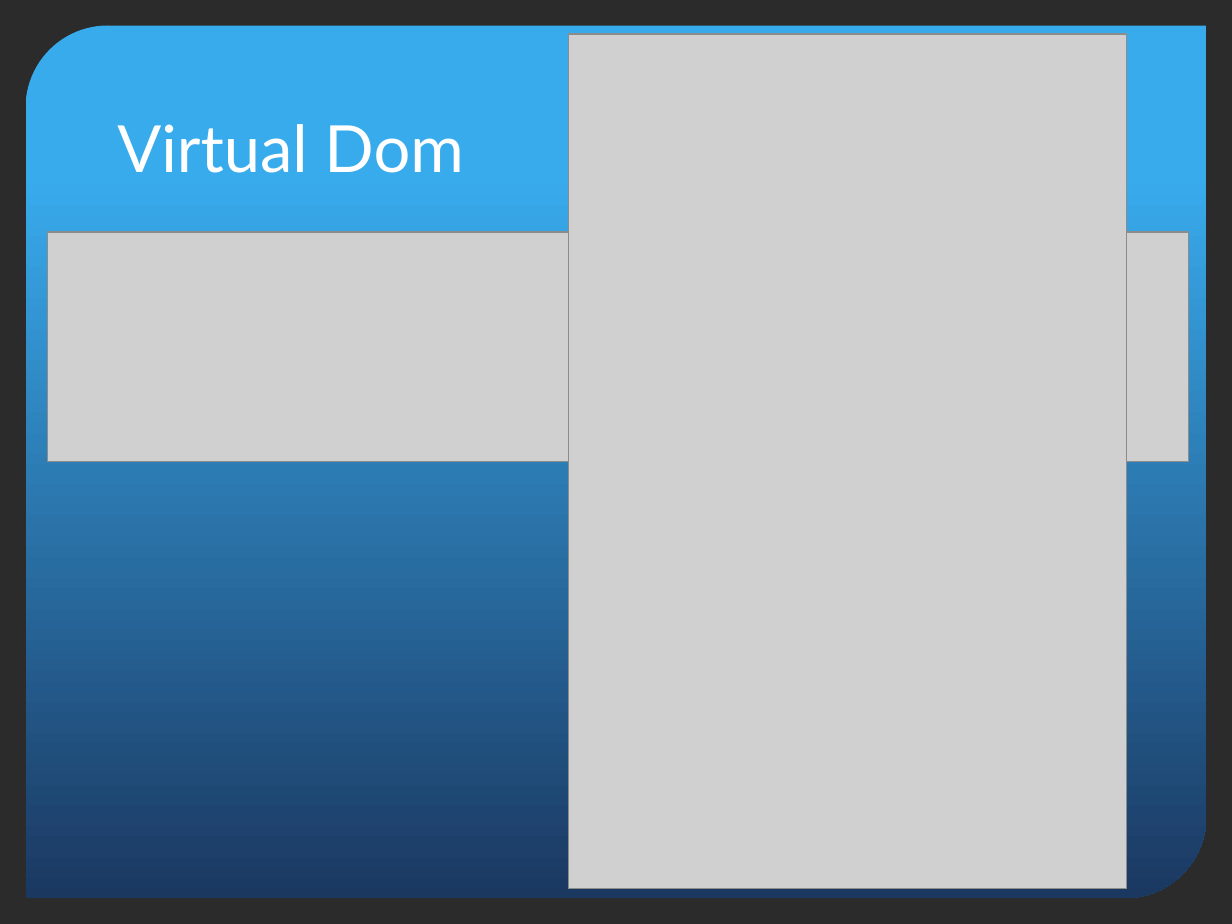
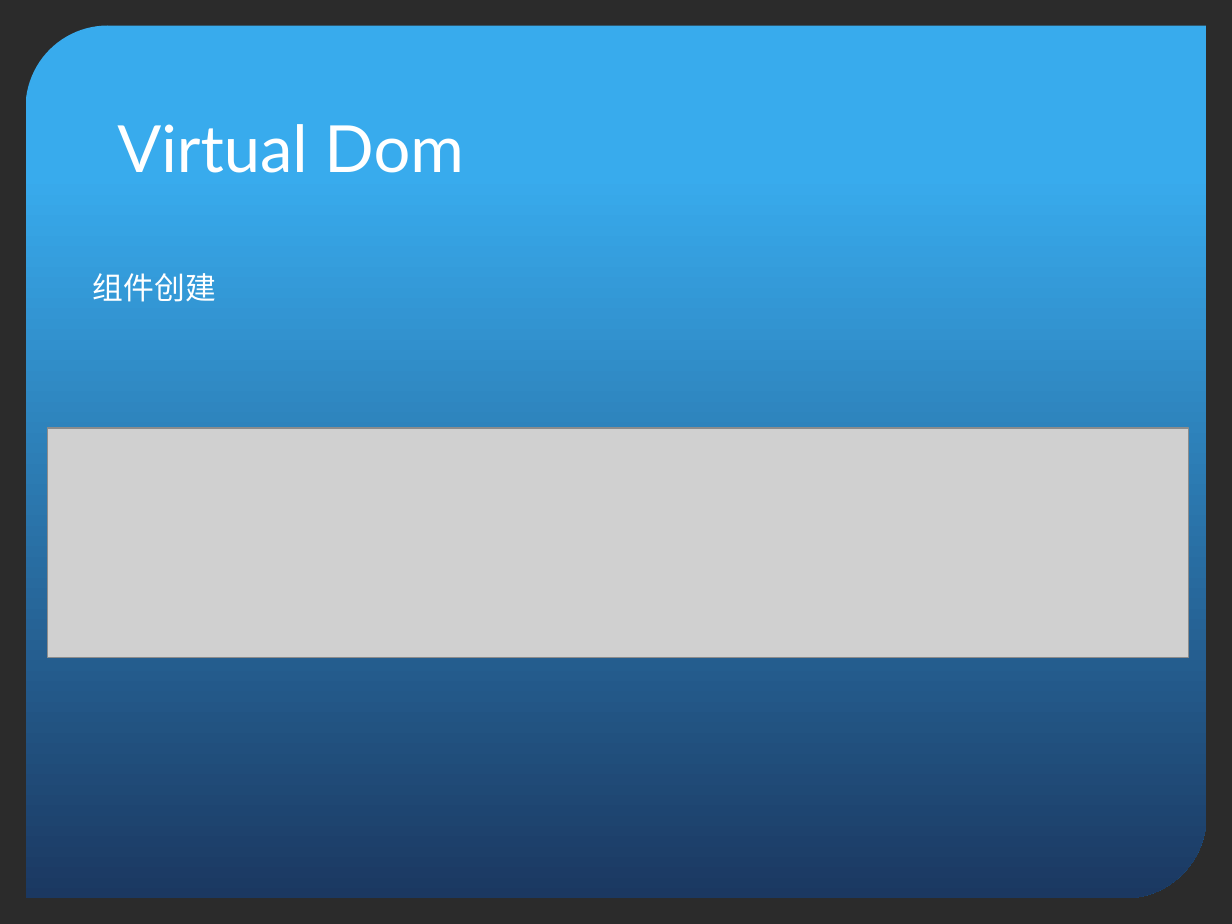
Before and after one commit to kimhou/reactPro, a slide deck: slide 8 of ppt/ReactNative初探.pptx. Drawn at 1232x924 pixels with LibreOffice and Linux fonts; fonts in the diff are those of the drawing; grey boxes stand for pictures; background and template pictures are left out; a plain dark background stands for a picture behind light text. Boxes give left, top, right and bottom in pixels: in the first picture for what was removed or moved away, otherwise in the second. Text is boxed around its words. In the diff, an @@ line names an element or a change of style, - is before the commit and + after.

```diff
--- a/ppt/ReactNative初探.pptx
+++ b/ppt/ReactNative初探.pptx
@@ picture removed at (x1=568, y1=34, x2=1126, y2=890) @@
@@ text added at (x1=93, y1=273, x2=216, y2=302), 18 pt, text #FFFFFF @@
+组件创建
@@ picture moved from (x1=47, y1=232, x2=1188, y2=461) to (x1=47, y1=428, x2=1188, y2=657) @@
```
Also in this commit, not shown: 4 other slides changed, 2 slides added, 1 slide removed, 16 other files.
